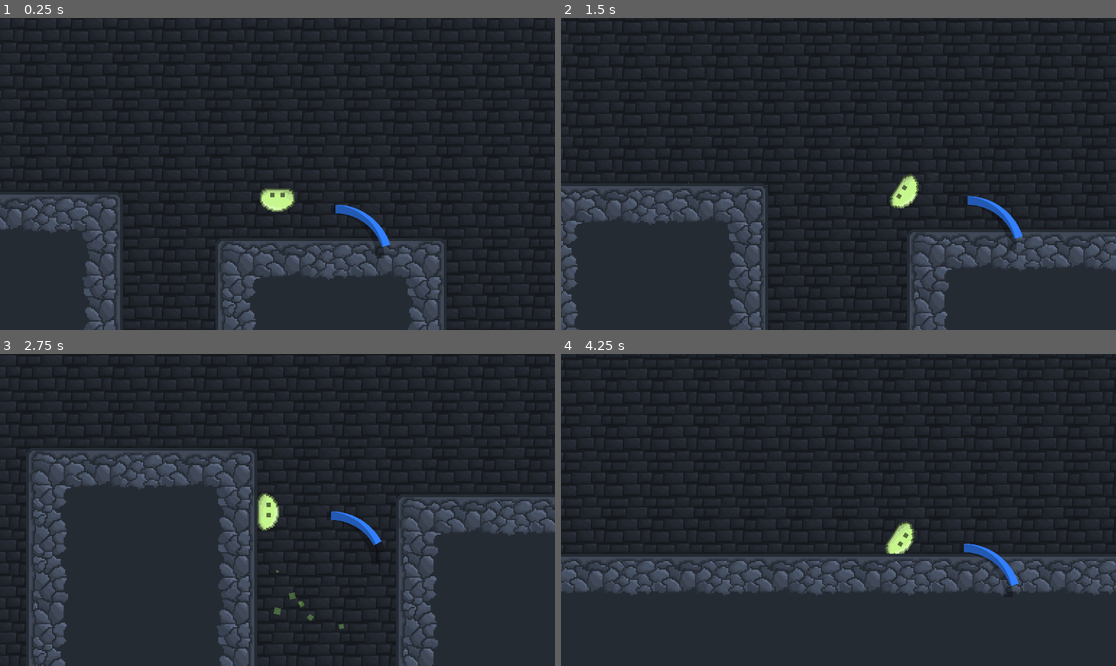
Above: before the commit, frames 1-4 (two rows, left to right).
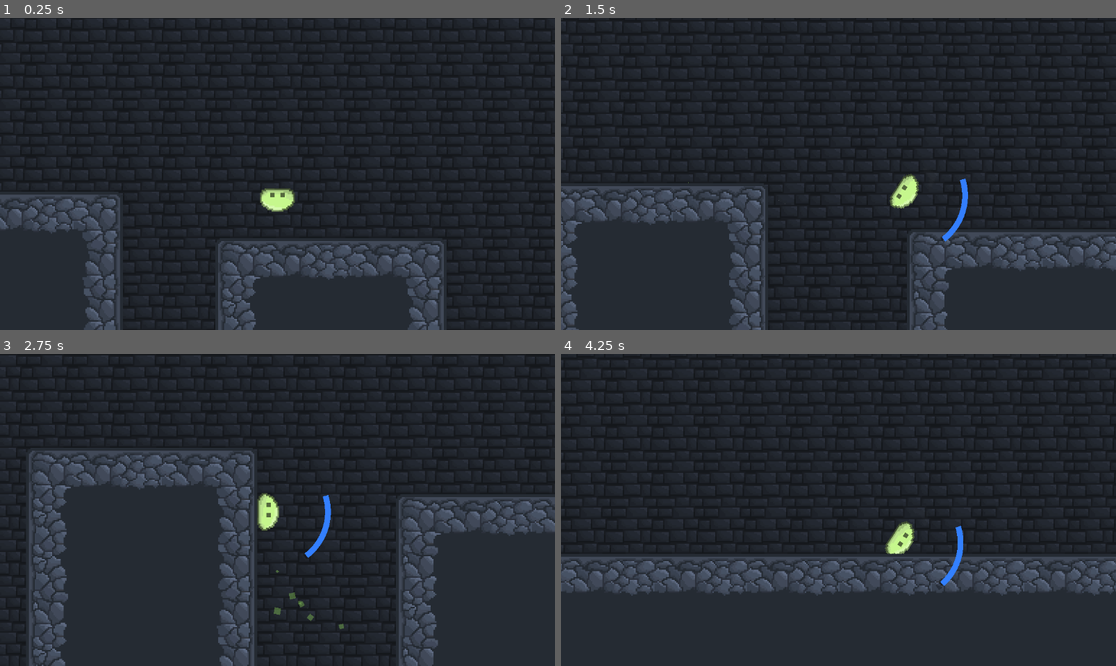
Above: after the commit, the same moments.

Repository: Z0nate/Nzara
Game: Godot game, scene res://Scenes/main.tscn
Same seed, same stepped clock (60 frames per second), same inputs: the game is played once before the commit and once after it.
Inputs (mouse positions are in pixels of both pictures, inside the frame that each line leads up to):
- Up to frame 1 (0.25 s): no input
- Up to frame 2 (1.5 s): tap Enter (ui_accept) at 0.5, 0.6, 0.77, 1.07, 1.35 s; move the mouse to (960, 158) at 0.52 s; move the mouse to (727, 189) at 1.27 s
- Up to frame 3 (2.75 s): tap Enter (ui_accept) at 1.52, 1.82, 2.1 s; move the mouse to (333, 441) at 2.02 s
- Up to frame 4 (4.25 s): move the mouse to (810, 572) at 2.77 s; tap Enter (ui_accept) at 2.85, 3.02, 3.32, 3.6, 3.77, 4.07 s; move the mouse to (1005, 556) at 3.52 s

The runs differ from the first frame. In frame 1, 0.4% of the frame differs, in the area x 60-71%, y 59-78%; in frame 2, 0.6%; in frame 3, 0.5%; in frame 4, 0.7%, in the area x 67-83%, y 55-78%.

Commit message:
SideBar update

Diff:
--- a/Scenes/player.tscn
+++ b/Scenes/player.tscn
@@ -95,24 +95,26 @@
 [node name="Particles" parent="." unique_id=219439580 instance=ExtResource("4_vgqql")]
 
 [node name="StaminaBar" type="Control" parent="." unique_id=859069575]
-top_level = true
 z_index = 10
 layout_mode = 3
 anchors_preset = 0
 script = ExtResource("6_bvixh")
 bar_color = Color(0.2, 0.5, 1, 1)
+bar_thickness = 4.0
 track_sweep = 0.2
+start_angle = -0.3
 border_color = Color(0, 0, 0, 1)
 border_width = 0.0
 
 [node name="ChargeBar" type="Control" parent="." unique_id=413988380]
-top_level = true
 z_index = 10
 layout_mode = 3
 anchors_preset = 0
 script = ExtResource("6_bvixh")
 bar_color = Color(1, 0.85, 0.2, 1)
-bar_radius = 37.0
-track_sweep = 0.25
+bar_thickness = 4.0
+bar_radius = 34.0
+track_sweep = 0.2
+start_angle = -0.3
 border_color = Color(0, 0, 0, 1)
 border_width = 0.0
--- a/Scripts/player.gd
+++ b/Scripts/player.gd
@@ -4,6 +4,8 @@
 @onready var pointer = $Pointer
 @onready var audio_stream_player = $AudioStreamPlayer
 @onready var camera = $Camera
+@onready var stamina_bar = $StaminaBar
+@onready var charge_bar = $ChargeBar
 
 @onready var slime_jump = load("res://Sounds/slime/slime_jump.wav")
 @onready var slime_land = load("res://Sounds/slime/slime_land.wav")
@@ -36,6 +38,7 @@
 var max_stamina: float = 100.0
 var stamina_drain_rate: float = 30.0
 var stamina_regen_rate: float = 20.0
+var stamina_launch_cost: float = 40.0
 
 var target_camera_zoom = 3.0
 var charging := false
@@ -68,10 +71,10 @@
 			just_launched = false
 
 	if Input.is_action_just_pressed("ui_accept"):
-		if  stuck or sliding:
+		if (stuck or sliding) and stamina > 0.0:
 			charging = true
 			charge_timer = 0.0
-	if (Input.is_action_just_released("ui_accept") or charge_timer >= MAX_CHARGE_TIME):
+	if (Input.is_action_just_released("ui_accept") or charge_timer >= MAX_CHARGE_TIME or stamina <= 0.0) and charging:
 		charging = false
 		if charge_timer > MIN_CHARGE_TIME:
 			_launch(charge_timer)
@@ -83,6 +86,7 @@
 		var surface := _get_surface_type(stick_normal)
 		if surface == "wall":
 			stick_timer += delta
+
 			if stick_timer >= STICK_TIME:
 				sliding = true
 				stuck = false
@@ -184,8 +188,9 @@
 	just_launched = true
 	launch_timer = 0.0
 
+	var charge_ratio = clamp(charge_time, 0.0, MAX_CHARGE_TIME) / MAX_CHARGE_TIME
 	var final_dir = _get_launch_direction()
-	charge_factor = 1.0 + (clamp(charge_time, 0.0, MAX_CHARGE_TIME) / MAX_CHARGE_TIME) * 0.5
+	charge_factor = 1.0 + charge_ratio * 0.5
 	velocity = final_dir * SPEED * charge_factor
 
 	charge_timer = 0.0
@@ -209,34 +214,29 @@
 	pointer.modulate.a = 0.0
 
 func _update_stamina(delta: float) -> void:
-	if stuck:
-		var surface = _get_surface_type(stick_normal)
-		if surface == "floor":
-			stamina = minf(stamina + stamina_regen_rate * delta, max_stamina)
-		else:
-			stamina = maxf(stamina - stamina_drain_rate * delta, 0.0)
-			if stamina <= 0.0 and stuck:
-				stuck = false
-				sliding = true
-				stick_timer = STICK_TIME
-	elif sliding:
-		stamina = maxf(stamina - stamina_drain_rate * delta, 0.0)
-	else:
+	if stuck and _get_surface_type(stick_normal) == "floor":
 		stamina = minf(stamina + stamina_regen_rate * delta, max_stamina)
 
 func _process(delta: float) -> void:
 	_update_stamina(delta)
 
-	$StaminaBar.progress_value = stamina / max_stamina
-	$ChargeBar.progress_value = charge_timer / MAX_CHARGE_TIME
-
-	$StaminaBar.global_position = global_position
-	$ChargeBar.global_position = global_position
-
-	if stuck or sliding:
+	var grounded = stuck or sliding
+	var stamina_ratio = stamina / max_stamina
+	var stamina_visible = stamina_ratio < 1.0
+
+	stamina_bar.target_progress = stamina_ratio
+	charge_bar.target_progress = charge_timer / MAX_CHARGE_TIME
+
+	stamina_bar.set_visible_animated(stamina_visible, delta)
+	charge_bar.set_visible_animated(grounded and charging, delta)
+
+	if grounded:
 		if charging:
 			camera.shake(charge_timer / MAX_CHARGE_TIME * 15.0, 0.1)
+
 			charge_timer += delta
+			stamina = maxf(stamina - stamina_drain_rate * 2 * delta, 0.0)
+
 			if charge_timer >= MIN_CHARGE_TIME:
 				pointer.modulate.a = lerpf(pointer.modulate.a, 1.0, 1 - exp(-20 * delta))
 		else:
@@ -248,7 +248,7 @@
 
 	camera.zoom = camera.zoom.lerp(Vector2.ONE * target_camera_zoom, 1 - exp(-5 * delta))
 
-	launch_dir = _get_launch_direction() if (pointer.modulate.a <= 0.01 or (charging and (stuck or sliding))) else launch_dir
+	launch_dir = _get_launch_direction() if (pointer.modulate.a <= 0.01 or (charging and grounded)) else launch_dir
 	var direction = (get_global_mouse_position() - global_position).normalized()
 	eyes.global_position = global_position + direction * EYE_FOLLOW_RADIUS
 
@@ -262,5 +262,5 @@
 	pointer.visible = pointer.modulate.a > 0.01
 
 func _physics_process(delta: float) -> void:
-		_player_movement(delta)
-		_eyes_blink(delta)
+	_player_movement(delta)
+	_eyes_blink(delta)
--- a/Scripts/sector_bar.gd
+++ b/Scripts/sector_bar.gd
@@ -7,43 +7,39 @@
 
 @export var bar_color: Color = Color(0.3, 0.6, 1.0)
 @export var bar_thickness: float = 6.0
-
 @export var bar_radius: float = 40.0:
     set(v):
         bar_radius = v
         custom_minimum_size = Vector2.ONE * bar_radius * 2
         queue_redraw()
 
-# Fraction of a full circle the gauge occupies (0.4 = 144°)
-@export var track_sweep: float = 0.4:
-    set(v):
-        track_sweep = clampf(v, 0.0, 1.0)
-        queue_redraw()
-
-# Where the arc starts. -PI/2 = top, 0 = right.
-@export var start_angle: float = -PI / 2.0:
-    set(v):
-        start_angle = v
-        queue_redraw()
+@export var track_sweep: float = 0.4
+@export var start_angle: float = -PI / 2.0
 
 @export var border_color: Color = Color(1, 1, 1, 0.4)
 @export var border_width: float = 2.0
 
+@export var progress_speed: float = 20.0
+
+var target_progress: float = 1.0
+
 func _ready():
-    custom_minimum_size = Vector2.ONE * bar_radius * 2
     size = Vector2.ONE * bar_radius * 2
+    custom_minimum_size = size
+    pivot_offset = size / 2.0
+    position = -pivot_offset
+    modulate.a = 0.0
+    mouse_filter = MOUSE_FILTER_IGNORE
 
 func _draw():
     var center = size / 2
     var outer_radius = min(size.x, size.y) / 2 - border_width / 2.0
     var track_radius = outer_radius - bar_thickness / 2.0 - border_width / 2.0
-
     var total_angle = track_sweep * TAU
     var end_angle = start_angle + total_angle
 
     draw_arc(center, track_radius, start_angle, end_angle, 64,
              Color(0, 0, 0, 0.3), bar_thickness + border_width)
-
     draw_arc(center, outer_radius, start_angle, end_angle, 64,
              border_color, border_width)
 
@@ -51,9 +47,19 @@
         return
 
     var progress_angle = total_angle * progress_value
-    var segment_count = maxi(int(48 * progress_value), 4)
+    var segments = maxi(int(48 * progress_value), 4)
     draw_arc(center, track_radius, start_angle, start_angle + progress_angle,
-             segment_count, bar_color, bar_thickness)
+             segments, bar_color, bar_thickness)
+    draw_arc(center, outer_radius, start_angle, start_angle + progress_angle,
+             segments, border_color, border_width)
 
-    draw_arc(center, outer_radius, start_angle, start_angle + progress_angle,
-             segment_count, border_color, border_width)
+func _process(delta: float) -> void:
+    rotation = -get_parent().rotation
+
+    progress_value = lerpf(progress_value, target_progress, 1 - exp(-progress_speed * delta))
+
+    mouse_filter = MOUSE_FILTER_IGNORE if modulate.a <= 0.0 else MOUSE_FILTER_STOP
+
+func set_visible_animated(bar_visible: bool, delta: float, speed: float = 10.0) -> void:
+    var target_alpha = 1.0 if bar_visible else 0.0
+    modulate.a = lerpf(modulate.a, target_alpha, 1 - exp(-speed * delta))
